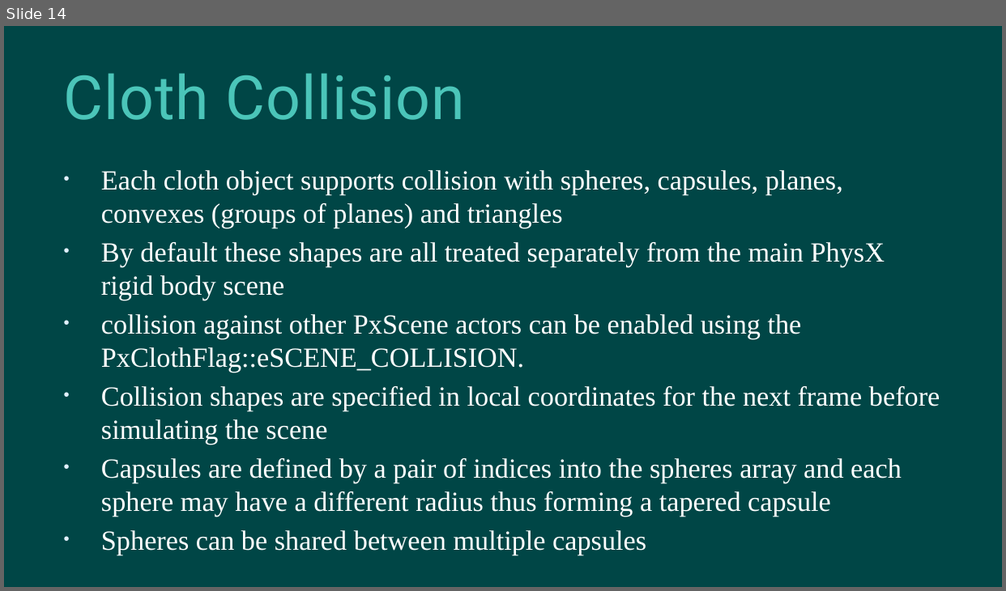
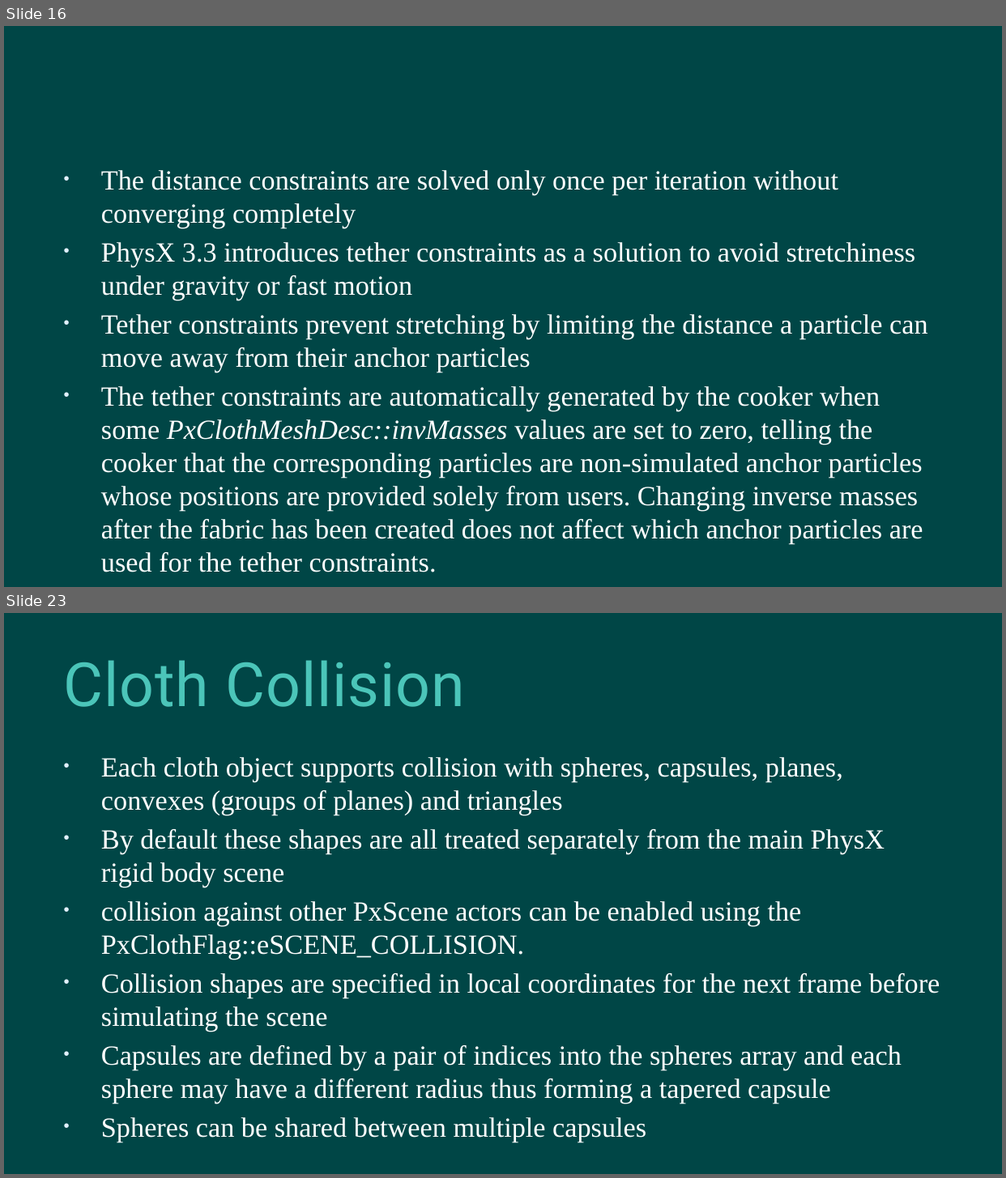
Before and after one commit to hanhonglei/Course_GamePhysics, a slide deck: Slides/9 布料 new/布料.pptx. Shown one above the other, each under a label of ours: slide 14 before the commit, slides 16 and 23 after it; the slides between them are not shown. The pictures are 1006x591 and 1006x1178 pixels, drawn with LibreOffice and Linux fonts; fonts in the diff are those of the drawing; background and template pictures are left out. Boxes give left, top, right and bottom in pixels: in the first picture for what was removed or moved away, otherwise in the second. Text is boxed around its words. In the diff, an @@ line names an element or a change of style, - is before the commit and + after.

```diff
--- a/Slides/9 布料 new/布料.pptx
+++ b/Slides/9 布料 new/布料.pptx
@@ slide 16 added at (4, 26, 1002, 587), background #004646 @@
@@ text added at (101, 170, 928, 540), 20 pt, text #FFFFFF @@
+• The distance constraints are solved only once per iteration without converging completely
+• PhysX 3.3 introduces tether constraints as a solution to avoid stretchiness under gravity or fast motion
+• Tether constraints prevent stretching by limiting the distance a particle can move away from their anchor particles
+• The tether constraints are automatically generated by the cooker when some PxClothMeshDesc::invMasses values are set to zero, telling the cooker that the corresponding particles are non-simulated anchor particles whose positions are provided solely from users. Changing inverse masses after the fabric has been created does not affect which anchor particles are used for the tether constraints.
@@ what was slide 14 is now slide 23 @@
```
Also in this commit, not shown: 4 slides changed, 10 other slides added, 2 slides removed, 13 other files.
